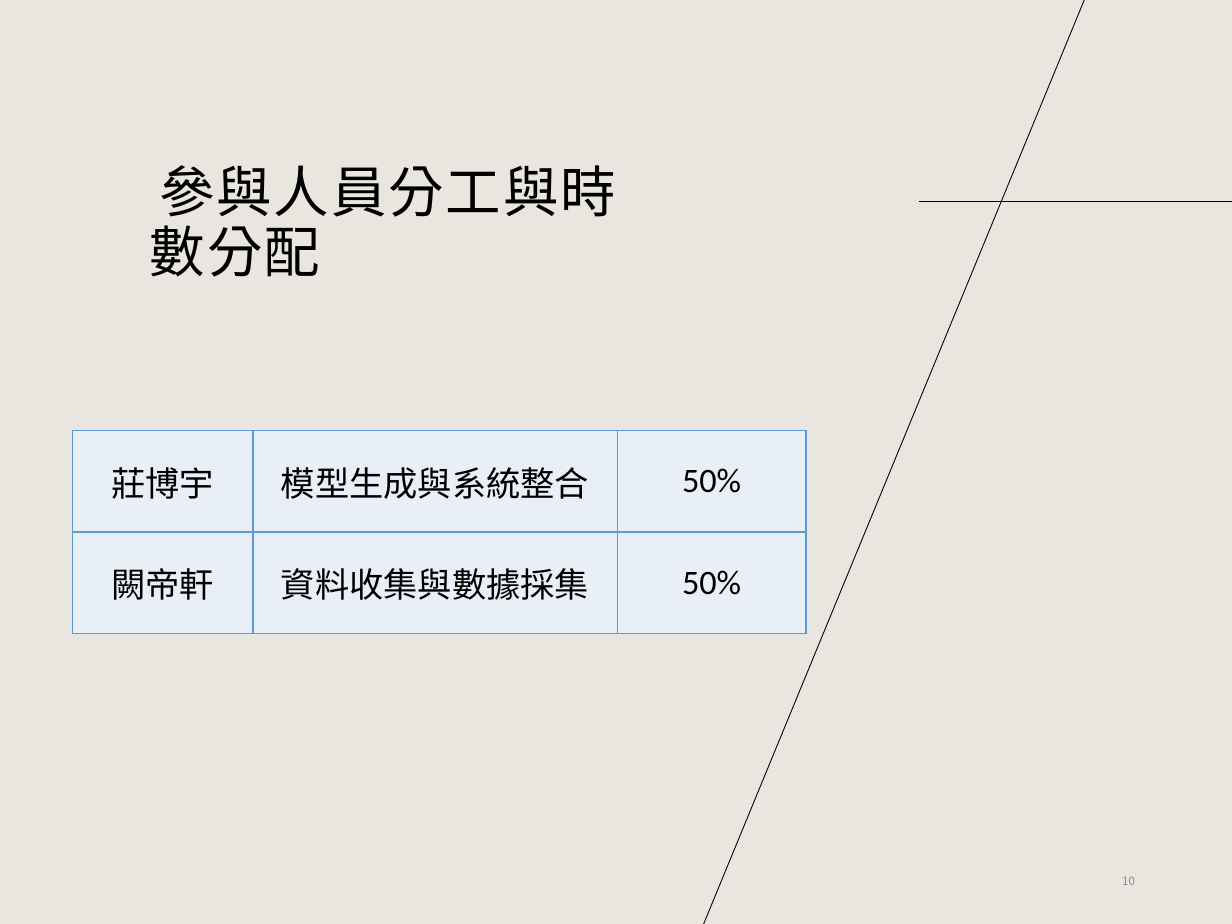
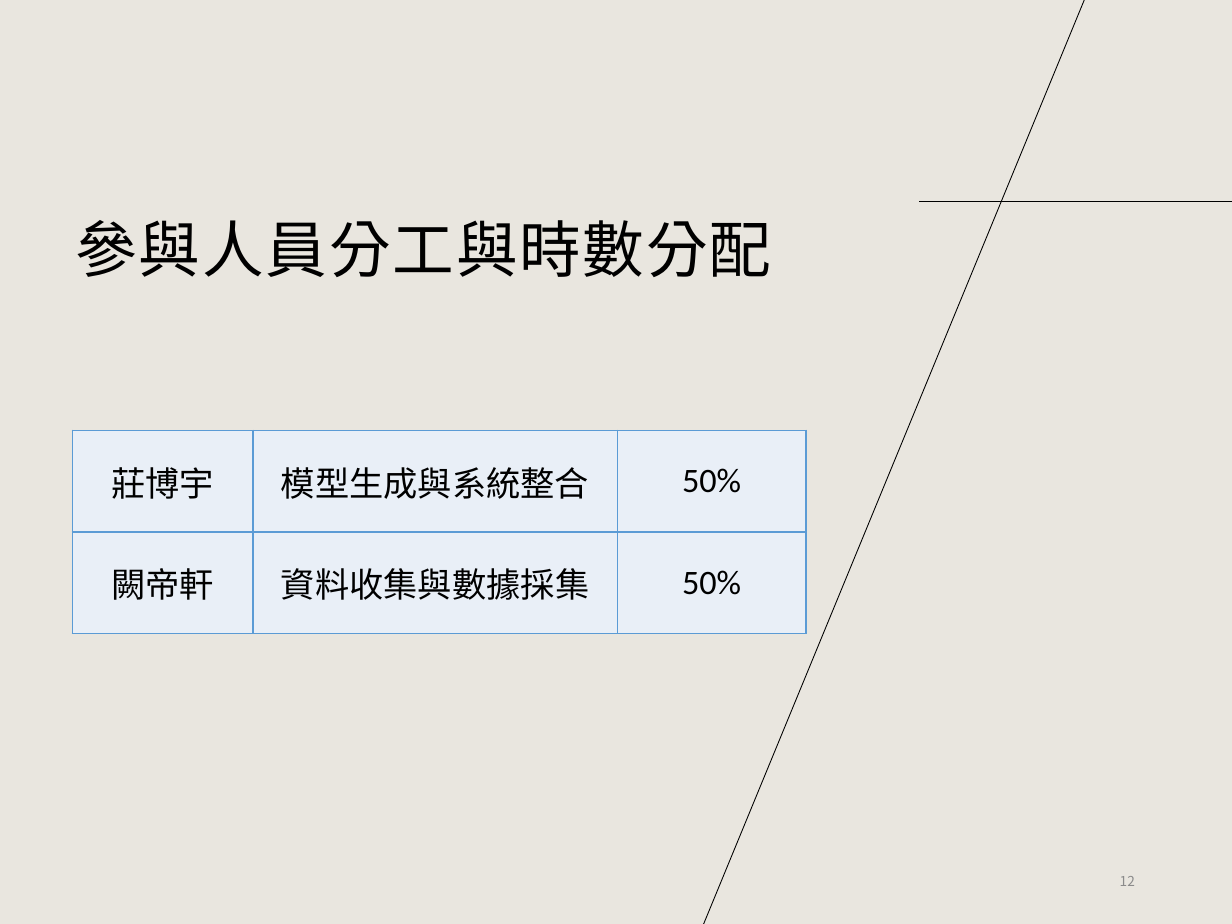
Before and after one commit to alanchuang111/graduation_project, a slide deck: slide 12 of 報告/114下期中報告.pptx (slide 10 before the commit). Drawn at 1232x924 pixels with LibreOffice and Linux fonts; fonts in the diff are those of the drawing. Boxes give left, top, right and bottom in pixels: in the first picture for what was removed or moved away, otherwise in the second. Text is boxed around its words. In the diff, an @@ line names an element or a change of style, - is before the commit and + after.

```diff
--- a/報告/114下期中報告.pptx
+++ b/報告/114下期中報告.pptx
@@ title "參與人員分工與時數分配": place and size @@
-title "參與人員分工與時數分配" at (150, 165, 616, 277)
+title "參與人員分工與時數分配" at (75, 220, 771, 277)
@@ title "參與人員分工與時數分配" at (75, 220, 771, 277): size 32.4 to 36 pt @@
@@ page number at (1120, 876, 1135, 886): text changed; size 6.8 to 8 pt @@
-10
+12
```
Also in this commit, not shown: 8 other slides changed, 3 slides added, 1 slide removed, 11 other files.
